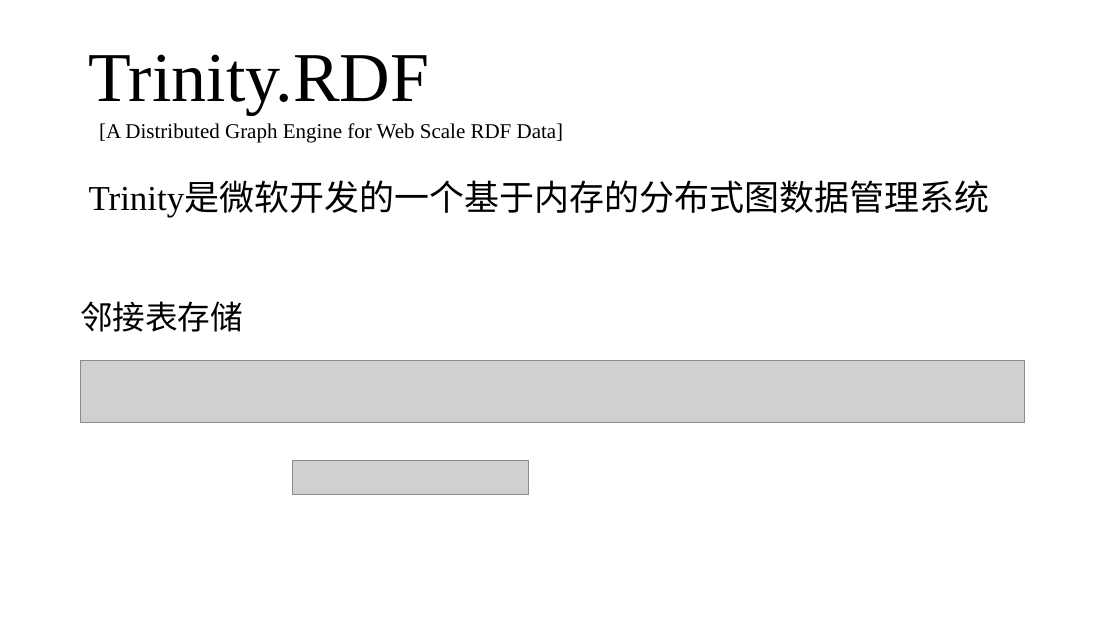
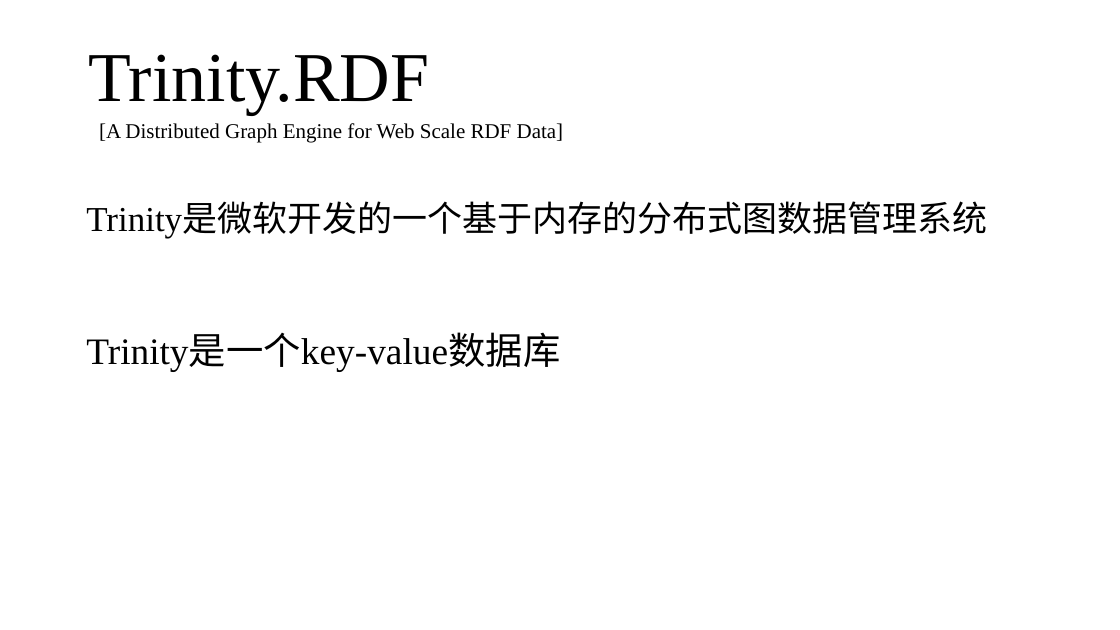
Before and after one commit to zyxdSTU/presetation, a slide deck: slide 29 of 知识图谱存储与查询/知识图谱的查询与存储.pptx. Drawn at 1120x630 pixels with LibreOffice and Linux fonts; fonts in the diff are those of the drawing; grey boxes stand for pictures. Boxes give left, top, right and bottom in pixels: in the first picture for what was removed or moved away, otherwise in the second. Text is boxed around its words. In the diff, an @@ line names an element or a change of style, - is before the commit and + after.

```diff
--- a/知识图谱存储与查询/知识图谱的查询与存储.pptx
+++ b/知识图谱存储与查询/知识图谱的查询与存储.pptx
@@ text "Trinity是微软开发的一个基于内存的分布式图数据管理系统": place and size @@
-text "Trinity是微软开发的一个基于内存的分布式图数据管理系统" at bbox=[89, 183, 990, 218]
+text "Trinity是微软开发的一个基于内存的分布式图数据管理系统" at bbox=[86, 203, 987, 238]
@@ text removed at bbox=[80, 301, 243, 332] @@
-邻接表存储
@@ text added at bbox=[86, 335, 560, 371], 32 pt, text #000000 @@
+Trinity是一个key-value数据库
@@ picture removed at bbox=[81, 360, 1025, 423] @@
@@ picture removed at bbox=[292, 460, 528, 495] @@
```
Also in this commit, not shown: 2 other slides changed, 4 slides added, 2 slides removed, 2 other files.
